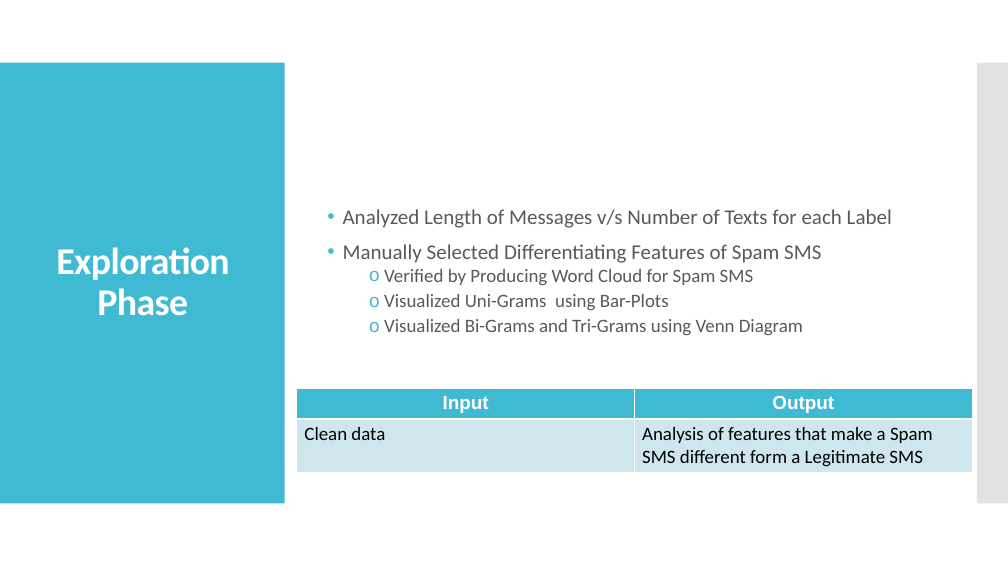
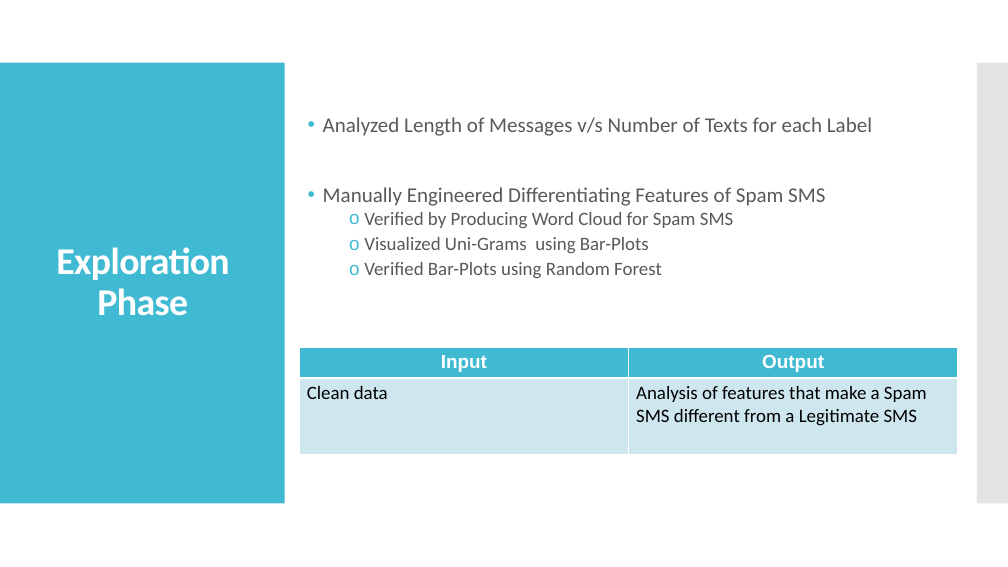
Before and after one commit to HarshitaJain0905/SMS_Spam_701, a slide deck: slide 9 of IFN701 PPT Week12.pptx (slide 10 before the commit). Drawn at 1008x567 pixels with LibreOffice and Linux fonts; fonts in the diff are those of the drawing. Boxes give left, top, right and bottom in pixels: in the first picture for what was removed or moved away, otherwise in the second. Text is boxed around its words. In the diff, an @@ line names an element or a change of style, - is before the commit and + after.

```diff
--- a/IFN701 PPT Week12.pptx
+++ b/IFN701 PPT Week12.pptx
@@ text "Analyzed Length of Messages v/s ...": place and size @@
-text "Analyzed Length of Messages v/s ..." at [343,209,892,335]
+text "Analyzed Length of Messages v/s ..." at [323,117,872,278]
@@ text at [323,187,825,206]: text changed @@
-• Manually Selected Differentiating Features of Spam SMS
+• Manually Engineered Differentiating Features of Spam SMS
@@ text at [364,262,662,278]: text changed @@
-  o Visualized Bi-Grams and Tri-Grams using Venn Diagram
+  o Verified Bar-Plots using Random Forest
@@ table at [299,347,959,454] @@
-row 2, column 2: Analysis of features that make a Spam SMS different form a Legitimate SMS
+row 2, column 2: Analysis of features that make a Spam SMS different from a Legitimate SMS
@@ table: place and size @@
-table at [297,389,973,473]
+table at [299,347,959,454]
```
Also in this commit, not shown: 14 other slides changed, 2 slides added, 4 slides removed.
